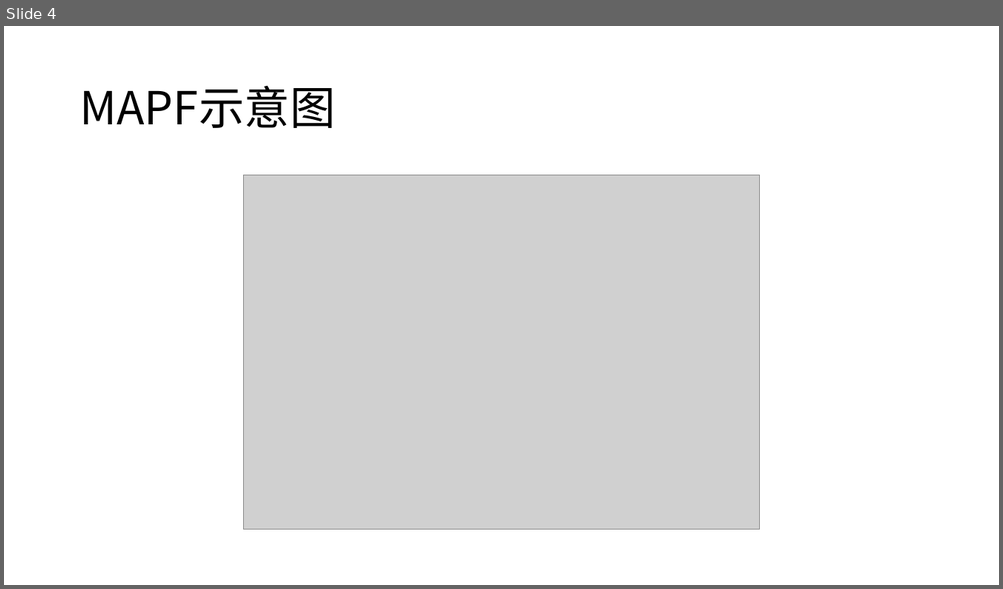
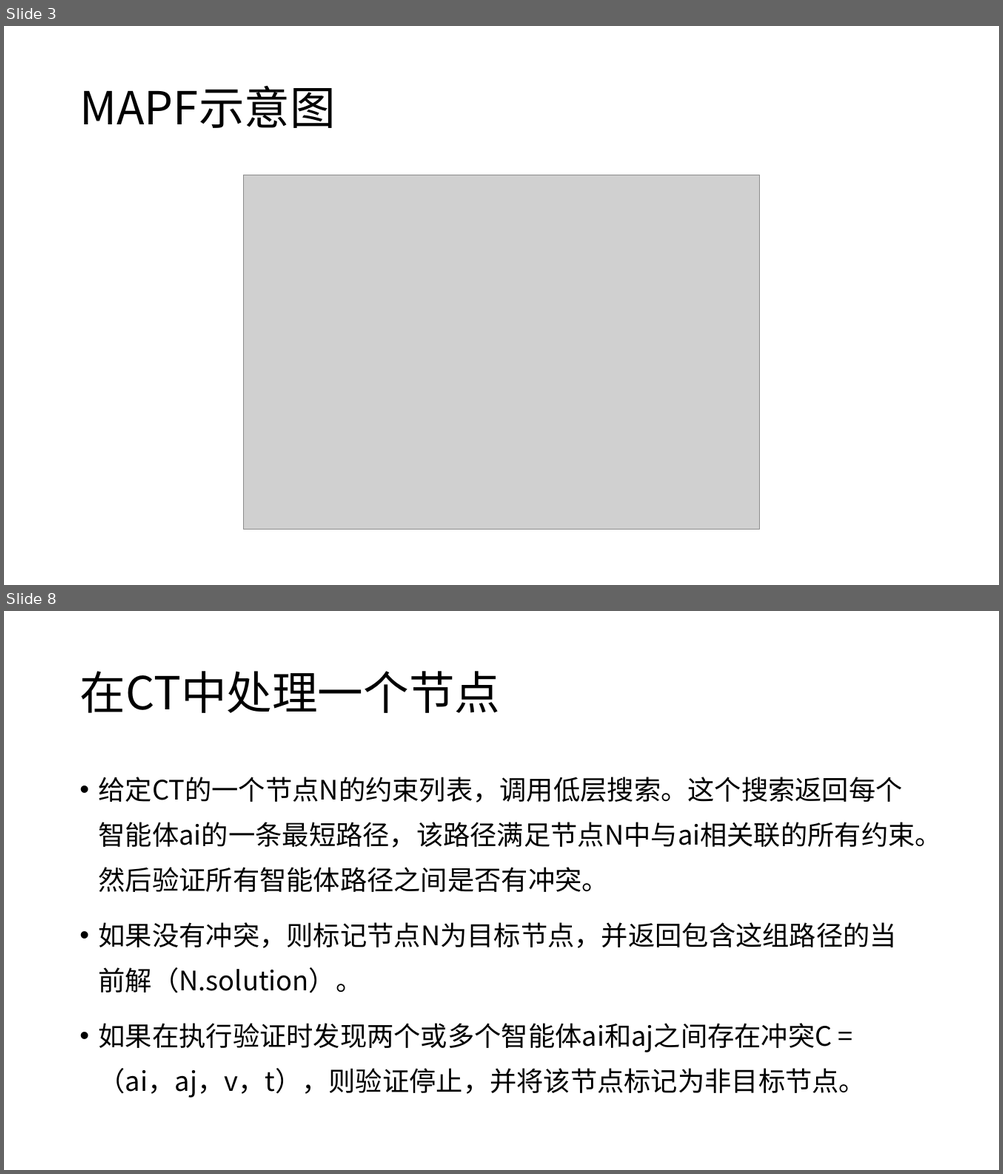
Before and after one commit to ssfc/npbenchmark, a slide deck: npbenchmark-main/MAPF/CBS.pptx. Shown one above the other, each under a label of ours: slide 4 before the commit, slides 3 and 8 after it; the slides between them are not shown. The pictures are 1003x589 and 1003x1174 pixels, drawn with LibreOffice and Linux fonts; fonts in the diff are those of the drawing; grey boxes stand for pictures. Boxes give left, top, right and bottom in pixels: in the first picture for what was removed or moved away, otherwise in the second. Text is boxed around its words. In the diff, an @@ line names an element or a change of style, - is before the commit and + after.

```diff
--- a/npbenchmark-main/MAPF/CBS.pptx
+++ b/npbenchmark-main/MAPF/CBS.pptx
@@ slide 8 added at bbox=[4, 611, 999, 1170], background #FFFFFF @@
@@ title added at bbox=[79, 671, 500, 713], 44 pt, text #000000 @@
+在CT中处理一个节点
@@ text added at bbox=[99, 777, 942, 1098], 25.9 pt, text #000000 @@
+• 给定CT的一个节点N的约束列表，调用低层搜索。这个搜索返回每个智能体ai的一条最短路径，该路径满足节点N中与ai相关联的所有约束。然后验证所有智能体路径之间是否有冲突。
+• 如果没有冲突，则标记节点N为目标节点，并返回包含这组路径的当前解（N.solution）。
+• 如果在执行验证时发现两个或多个智能体ai和aj之间存在冲突C =（ai，aj，v，t），则验证停止，并将该节点标记为非目标节点。
@@ what was slide 4 is now slide 3 @@
```
Also in this commit, not shown: 3 slides changed, 9 other slides added, 2 slides removed, 1 other file.
